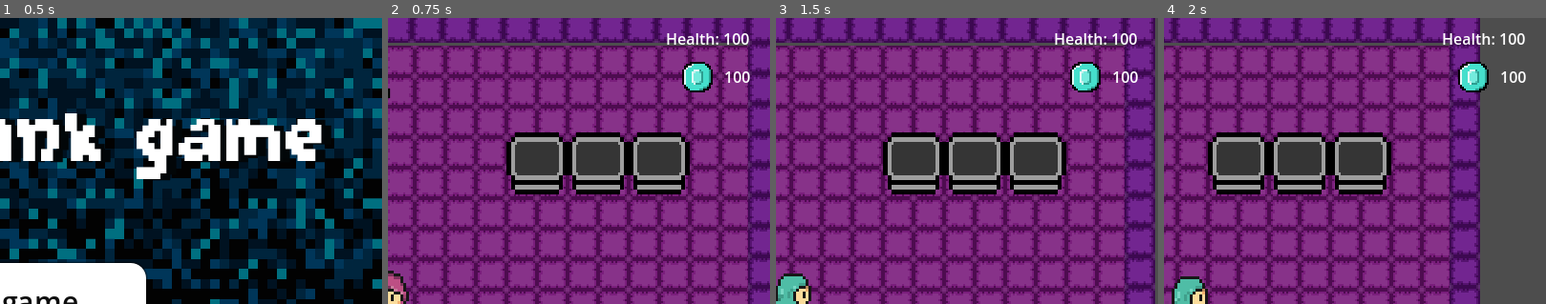
Above: before the commit, frames 1-4 (left to right).
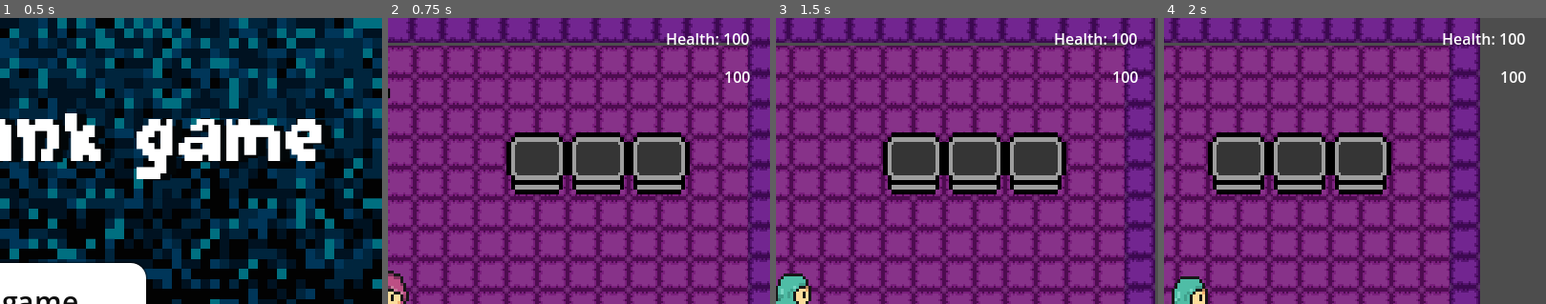
Above: after the commit, the same moments.

Repository: Oxy083612/sandbox-gamejam
Game: Godot game, scene res://scenes/ui/menu/main_menu.tscn
The game is run twice, just before and just after one commit, with the same random seed, the same clock (stepped at 60 frames per second) and the same inputs.
Inputs (mouse positions are % of the whole screen's width and height, from its top left):
- Up to frame 1 (0.5 s): no input
- Up to frame 2 (0.75 s): click "Start game" at 0.5 s
- Up to frame 3 (1.5 s): tap Enter at 1.25 s; move the mouse to (72, 45) at 1.27 s; hold D (move_right) from 1.28 s (still down); tap E (interaction) at 1.35 s; click (72, 45) at 1.42 s
- Up to frame 4 (2 s): keep holding D (move_right)
The pictures show only the part of the screen within x 50-100%, y 0-50%; the shares and areas given below are measured in that part.

Frame 1 is identical in both runs. In frame 2, 0.7% of the frame differs, in the area x 77-85%, y 15-26%; in frame 3, 0.7%; in frame 4, 0.7%.

Commit message:
Update HUD.tscn

Diff:
--- a/assets/ui/HUD.tscn
+++ b/assets/ui/HUD.tscn
@@ -4,7 +4,7 @@
 
 [node name="HUD" type="CanvasLayer"]
 
-[node name="MarginContainer" type="MarginContainer" parent="."]
+[node name="HealthContainer" type="MarginContainer" parent="."]
 anchors_preset = 15
 anchor_right = 1.0
 anchor_bottom = 1.0
@@ -17,14 +17,14 @@
 size_flags_horizontal = 3
 size_flags_vertical = 3
 
-[node name="Label" type="Label" parent="MarginContainer"]
+[node name="Label" type="Label" parent="HealthContainer"]
 clip_contents = true
 layout_mode = 2
 text = "Health: 100"
 horizontal_alignment = 2
 vertical_alignment = 3
 
-[node name="MarginContainer2" type="MarginContainer" parent="."]
+[node name="Gold container" type="MarginContainer" parent="."]
 anchors_preset = 15
 anchor_right = 1.0
 anchor_bottom = 1.0
@@ -34,20 +34,21 @@
 grow_horizontal = 2
 grow_vertical = 2
 
-[node name="Label" type="Label" parent="MarginContainer2"]
+[node name="Label" type="Label" parent="Gold container"]
 layout_direction = 3
 layout_mode = 2
 text = "100"
 
-[node name="MarginContainer4" type="MarginContainer" parent="."]
+[node name="GoldIconContainer" type="MarginContainer" parent="."]
 anchors_preset = -1
-offset_left = 708.0
-offset_top = 46.0
-offset_right = 740.0
-offset_bottom = 78.0
+offset_left = 856.0
+offset_top = 47.0
+offset_right = 888.0
+offset_bottom = 79.0
 
-[node name="TextureRect" type="TextureRect" parent="MarginContainer4"]
+[node name="GoldIcon" type="TextureRect" parent="GoldIconContainer"]
 layout_mode = 2
 size_flags_horizontal = 0
 size_flags_vertical = 0
 texture = ExtResource("1_hbkq3")
+stretch_mode = 2
